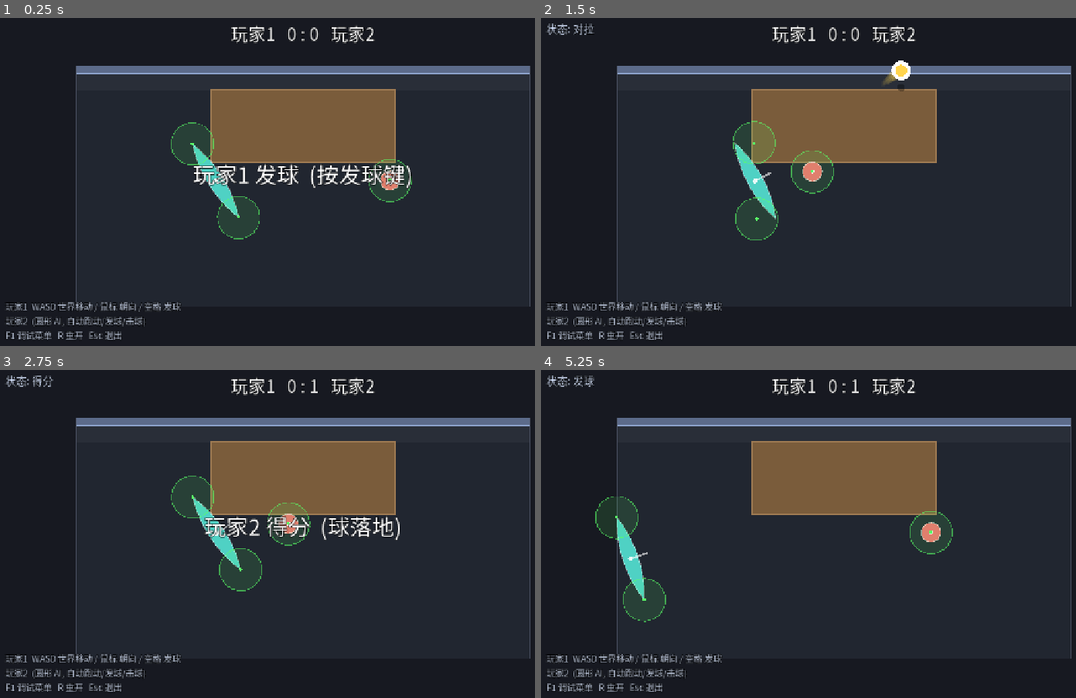
Above: before the commit, frames 1-4 (two rows, left to right).
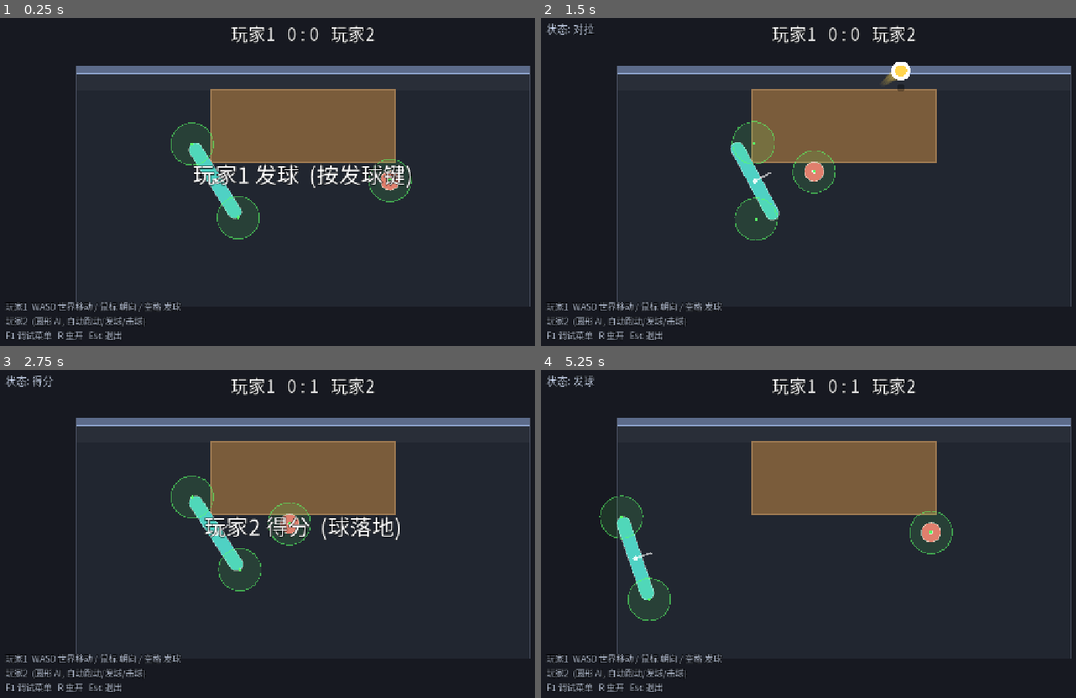
Above: after the commit, the same moments.

Repository: shuperidou/BMA-Arena
Game: Godot game, scene res://scenes/Main.tscn
Two runs of this game, one before a commit and one after it. Both use one fixed random seed, a clock stepped at 60 frames per second and the inputs below.
Inputs (mouse positions are in pixels of both pictures, inside the frame that each line leads up to):
- Up to frame 1 (0.25 s): no input
- Up to frame 2 (1.5 s): tap Enter at 0.5 s; move the mouse to (979, 168) at 0.52 s; hold D 0.53-1.25 s; tap 2 at 0.6 s; click (979, 168) at 0.67 s; tap Space at 0.77 s; drag from (722, 204) to (813, 254) at 1.27 s
- Up to frame 3 (2.75 s): move the mouse to (363, 461) at 2.02 s; hold D from 2.03 s (still down); tap 4 at 2.1 s
- Up to frame 4 (5.25 s): release D at 2.75 s; tap Space at 2.75, 3.77 s; drag from (813, 606) to (658, 484) at 2.77 s; move the mouse to (1027, 589) at 3.52 s; hold A 3.53-4.25 s; tap 6 at 3.6 s; drag from (658, 484) to (749, 452) at 4.27 s; move the mouse to (872, 537) at 5.02 s; hold S from 5.03 s (still down); tap 8 at 5.1 s; click (872, 537) at 5.17 s

The runs differ from the first frame. In frame 1, 0.3% of the frame differs, in the area x 31-78%, y 31-68%; in frame 2, 0.6%; in frame 3, 0.5%; in frame 4, 1.2%, in the area x 10-78%, y 38-77%.

Commit message:
feat: restore original spindle as default shape (exact orig params); AI direction control (aim via facing toward chosen landing x) + fix lands_in_good_zone to use real (wall-reflected) landing; T16

Diff:
--- a/scripts/autoload/game_config.gd
+++ b/scripts/autoload/game_config.gd
@@ -78,10 +78,10 @@
 ## 角色的"显示形状 + 碰撞箱 + 判定区间距"由同一条形状方程统一决定, 三者永远同步。
 ## 每个形状在 _shape_points() 里采样边界点 -> 同时给 CollisionPolygon2D 和绘制用。
 ## 加形状 = player_shape_count/name/half/points 各加一处分支 + 对应参数即可。
-var player_shape_index: int = 0           ## 当前形状: 0 梭形 / 1 圆形 / 2 菱形 / 3 椭圆
-var shape_segments: int = 28              ## 曲边形状(圆/椭圆/梭)的采样段数
-var shape_spindle_half_len: float = 90.0  ## 梭形: 长轴(局部y)半长 = 判定区间距
-var shape_spindle_half_wid: float = 16.0  ## 梭形: 短轴(局部x)半宽
+var player_shape_index: int = 0           ## 当前形状: 0 纺锤(原版) / 1 圆形 / 2 菱形 / 3 椭圆
+var shape_segments: int = 28              ## 曲边形状(圆/椭圆/纺锤)的采样段数
+## 纺锤(原版): 形状=原胶囊; 大小=player_radius(14)+player_half_length(90);
+##           判定区位置=±player_half_length(90); 判定区大小=hit_reach(44)。三者全部沿用原参数。
 var shape_circle_radius: float = 48.0     ## 圆形: 半径
 var shape_diamond_half_len: float = 82.0  ## 菱形: 长轴半长
 var shape_diamond_half_wid: float = 34.0  ## 菱形: 短轴半宽
@@ -93,7 +93,7 @@
 
 func player_shape_name(idx: int = -1) -> String:
 	var i: int = player_shape_index if idx < 0 else idx
-	var names: Array[String] = ["梭形", "圆形", "菱形", "椭圆"]
+	var names: Array[String] = ["纺锤", "圆形", "菱形", "椭圆"]
 	return names[clampi(i, 0, names.size() - 1)]
 
 ## 形状长轴(局部y = 判定区连线方向)半长 -> 判定区间距随形状同步。
@@ -101,14 +101,14 @@
 	var i: int = player_shape_index if idx < 0 else idx
 	match i:
 		0:
-			return shape_spindle_half_len
+			return player_half_length
 		1:
 			return shape_circle_radius
 		2:
 			return shape_diamond_half_len
 		3:
 			return shape_ellipse_half_len
-	return shape_spindle_half_len
+	return player_half_length
 
 ## 采样形状边界点 (角色局部坐标, 未旋转), 凸多边形, 顺序绕行。
 func player_shape_points(idx: int = -1) -> PackedVector2Array:
@@ -116,15 +116,21 @@
 	var seg: int = maxi(shape_segments, 8)
 	var pts := PackedVector2Array()
 	if i == 0:
-		# 梭形: x = ±w*(1-(y/L)²), 两端尖
-		var L: float = shape_spindle_half_len
-		var w: float = shape_spindle_half_wid
-		for k in seg + 1:
-			var y: float = lerpf(-L, L, float(k) / float(seg))
-			pts.append(Vector2(w * (1.0 - (y / L) * (y / L)), y))
-		for k in range(1, seg):
-			var y: float = lerpf(L, -L, float(k) / float(seg))
-			pts.append(Vector2(-w * (1.0 - (y / L) * (y / L)), y))
+		# 纺锤 = 原版胶囊: 半径 r 的两端半圆 + ±(L-r) 直边 (与原 CapsuleShape2D 完全一致)
+		var rr: float = player_radius
+		var L: float = player_half_length
+		var sc: float = maxf(L - rr, 0.0)
+		var seg2: int = maxi(seg / 2, 6)
+		pts.append(Vector2(rr, -sc))          # 右直边 上
+		pts.append(Vector2(rr, sc))           # 右直边 下
+		for k in range(1, seg2):              # 底部半圆 (右->左)
+			var t: float = PI * float(k) / float(seg2)
+			pts.append(Vector2(rr * cos(t), sc + rr * sin(t)))
+		pts.append(Vector2(-rr, sc))          # 左直边 下
+		pts.append(Vector2(-rr, -sc))         # 左直边 上
+		for k in range(1, seg2):              # 顶部半圆 (左->右)
+			var t: float = PI + PI * float(k) / float(seg2)
+			pts.append(Vector2(rr * cos(t), -sc + rr * sin(t)))
 	elif i == 1:
 		for k in seg:
 			var t: float = TAU * float(k) / float(seg)
--- a/scripts/match/hit_system.gd
+++ b/scripts/match/hit_system.gd
@@ -145,8 +145,12 @@
 	return GameConfig.table_rect().grow(-4.0).has_point(p + dir * dist)
 
 ## 落点是否落在"好区"(桌面内缩 assist_good_margin)。不在则触发辅助。
+## 注意: 要按**真实弹道**判断 —— 若中途撞到墙, 用反射后的落点 (否则瞄准墙的球永远"出界", 被拉回中心)。
 static func _lands_in_good_zone(p: Vector2, dir: Vector2, dist: float) -> bool:
-	return GameConfig.table_rect().grow(-GameConfig.assist_good_margin).has_point(p + dir * dist)
+	var endp: Vector2 = p + dir * dist
+	if dir.y < 0.0 and endp.y < GameConfig.wall_inner_y():
+		endp = Vector2(endp.x, 2.0 * GameConfig.wall_inner_y() - endp.y)
+	return GameConfig.table_rect().grow(-GameConfig.assist_good_margin).has_point(endp)
 
 ## 桌中心关于墙的镜像点 (墙在俯视上是水平镜面 -> 翻转 y)。
 static func mirror_of_table_center() -> Vector2:
--- a/scripts/player/player_controller.gd
+++ b/scripts/player/player_controller.gd
@@ -19,6 +19,8 @@
 var omniscient: bool = false        ## 万能模式: 接到球必落桌
 var debug_last_error: String = ""   ## 最近一次 AI 失误表现 (Debug 用)
 var _ai_stuck_frames: int = 0       ## AI 连续"想动却动不了"的帧数 (脱困用)
+var _ai_aim_x: float = 0.0          ## AI 本次进攻落点 x (换对手击球时重选) -> 决定方向
+var _ai_last_hitter_seen: Node = null
 
 var hit_points: Array[HitPoint] = []
 ## 击球区在角色局部坐标系中的位移 (2D)。
@@ -87,13 +89,18 @@
 
 	# --- 击球区控制 (玩家=鼠标; AI=判定点收到中心, 像圆形 AI 那样用中心触球) ---
 	if ai_enabled:
+		# 对手换了击球 -> 重新选本次落点 (方向由朝向决定, 见 _ai_face_point)
+		if ball != null and ball.last_hitter != _ai_last_hitter_seen:
+			_ai_last_hitter_seen = ball.last_hitter
+			if ball.last_hitter != self:
+				_ai_pick_aim()
 		# AI: 判定点收到中心, 每帧像甩鼠标一样设好"挥动速度"; 命中走同一 HitSystem。
-		var sw: Vector2 = _ai_desired_swing()
+		var sw2: Vector2 = _ai_desired_swing()
 		for hp in hit_points:
 			hp.position = Vector2.ZERO
 			hp.reach = GameConfig.ai_hit_reach
-			hp.swing_velocity = sw
-		_recenter_body(state, step, 0.0)
+			hp.swing_velocity = sw2
+		_recenter_body(state, step, _ai_face_point(), 0.0)
 	else:
 		_update_controls(state, step)
 
@@ -166,13 +173,13 @@
 		var dx: float = input_scheme.mouse_drag_screen_x(self)
 		drag_rad = clampf(dx * GameConfig.drag_rot_sensitivity,
 			-GameConfig.drag_rot_max, GameConfig.drag_rot_max)
-	_recenter_body(state, step, drag_rad)
+	_recenter_body(state, step, GameConfig.table_center, drag_rad)
 
 ## 强回正: 快速转向"面向桌中心" (drag_rad = 鼠标拖动带来的小偏角; AI 传 0)。
-func _recenter_body(state: PhysicsDirectBodyState2D, step: float, drag_rad: float) -> void:
+func _recenter_body(state: PhysicsDirectBodyState2D, step: float, aim_point: Vector2, drag_rad: float) -> void:
 	if not GameConfig.base_face_enabled:
 		return
-	var base: float = (GameConfig.table_center - state.transform.origin).angle() + drag_rad
+	var base: float = (aim_point - state.transform.origin).angle() + drag_rad
 	var err: float = wrapf(base - state.transform.get_rotation(), -PI, PI)
 	var desired_w: float = clampf(err * GameConfig.base_face_response,
 		-GameConfig.base_face_max_angular_velocity, GameConfig.base_face_max_angular_velocity)
@@ -298,8 +305,18 @@
 			q.x = tr.end.x
 	return q
 
+## 换一次进攻落点 (在"好区"内随机 x, 让落点有变化; 走它自己的方向 -> 不受辅助拉回中心)。
+func _ai_pick_aim() -> void:
+	var tr := GameConfig.table_rect()
+	var m: float = maxf(GameConfig.assist_good_margin, 20.0)
+	_ai_aim_x = randf_range(tr.position.x + m, tr.end.x - m)
+
+## AI 朝向点 = 本次落点关于墙的镜像。朝向它 -> raw_dir 指向镜像 -> 撞墙后落点 = 目标 x。
+func _ai_face_point() -> Vector2:
+	return Vector2(_ai_aim_x, 2.0 * GameConfig.wall_inner_y() - GameConfig.table_center.y)
+
 ## AI 的"挥动": 反推出能打到桌上目标的判定区速度 (world) —— 走与玩家相同的 HitSystem 判定。
-## 目标 = 桌面随机 x 的墙镜像(撞墙后落桌); 由 vz 反推所需球速 -> 反推 strength -> v_along。
+## 目标 = 本次落点 _ai_aim_x 的墙镜像; 由 vz 反推所需球速 -> 反推 strength -> v_along。
 func _ai_desired_swing() -> Vector2:
 	if ball == null or ball.state != GameTypes.BallState.LIVE:
 		return Vector2.ZERO
@@ -310,7 +327,7 @@
 	var from: Vector2 = ball.global_position
 	var tr := GameConfig.table_rect()
 	var mm: float = maxf(GameConfig.assist_good_margin, 20.0)
-	var tx: float = randf_range(tr.position.x + mm, tr.end.x - mm)
+	var tx: float = clampf(_ai_aim_x, tr.position.x + mm, tr.end.x - mm)
 	var aim := Vector2(tx, 2.0 * GameConfig.wall_inner_y() - GameConfig.table_center.y)
 	var dist: float = maxf((aim - from).length(), 1.0)
 	var z0: float = maxf(ball.z, GameConfig.table_z)
--- a/scripts/tools/hit_test.gd
+++ b/scripts/tools/hit_test.gd
@@ -391,3 +391,29 @@
 		"smash=%s defense=%s vz=%.0f" % [str(o15.is_smash), str(o15.is_defense), o15.vz])
 	GameConfig.defense_perp_threshold = 1e9
 	ball.z = GameConfig.table_z
+
+	# T16: AI 方向控制 —— 换落点应产出不同落点 x (不被辅助拉回桌中心)
+	var ai3: AiPlayer = main_node.players[1]
+	ai3.global_position = Vector2(0.0, 30.0)
+	ball.global_position = Vector2(0.0, -90.0)
+	ball.z = GameConfig.table_z
+	GameConfig.ai_error_chance = 0.0
+	var xl: float = _ai_landing_x(ai3, -120.0)
+	var xr: float = _ai_landing_x(ai3, 120.0)
+	_check("T16 AI 落点可控 (左右明显不同)", absf(xl - xr) > 60.0,
+		"left=%.0f right=%.0f" % [xl, xr])
+
+## 给定落点 x, 算出 AI 经 HitSystem 后的实际落点 x。
+func _ai_landing_x(ai: AiPlayer, aim_x: float) -> float:
+	ai._ai_aim_x = aim_x
+	ai.rotation = (ai._ai_face_point() - ai.global_position).angle()
+	ai.hit_points[0].swing_velocity = ai._ai_desired_swing()
+	var oc: Dictionary = ai.compute_hit(ai.hit_points[0], ball)
+	var vzc: float = oc.vz
+	var z0c: float = maxf(ball.z, GameConfig.table_z)
+	var dsc: float = vzc * vzc + 2.0 * GameConfig.ball_gravity * (z0c - GameConfig.table_z)
+	var tfc: float = (vzc + sqrt(maxf(dsc, 0.0))) / GameConfig.ball_gravity
+	var ep: Vector2 = ball.global_position + oc.assisted_dir * oc.ball_speed * tfc
+	if ep.y < GameConfig.wall_inner_y():
+		ep = Vector2(ep.x, 2.0 * GameConfig.wall_inner_y() - ep.y)
+	return ep.x
Not shown, added: export_presets.cfg
Not shown, added: 竞技场：阻挡个屁.console.exe
Not shown, added: 竞技场：阻挡个屁.exe
